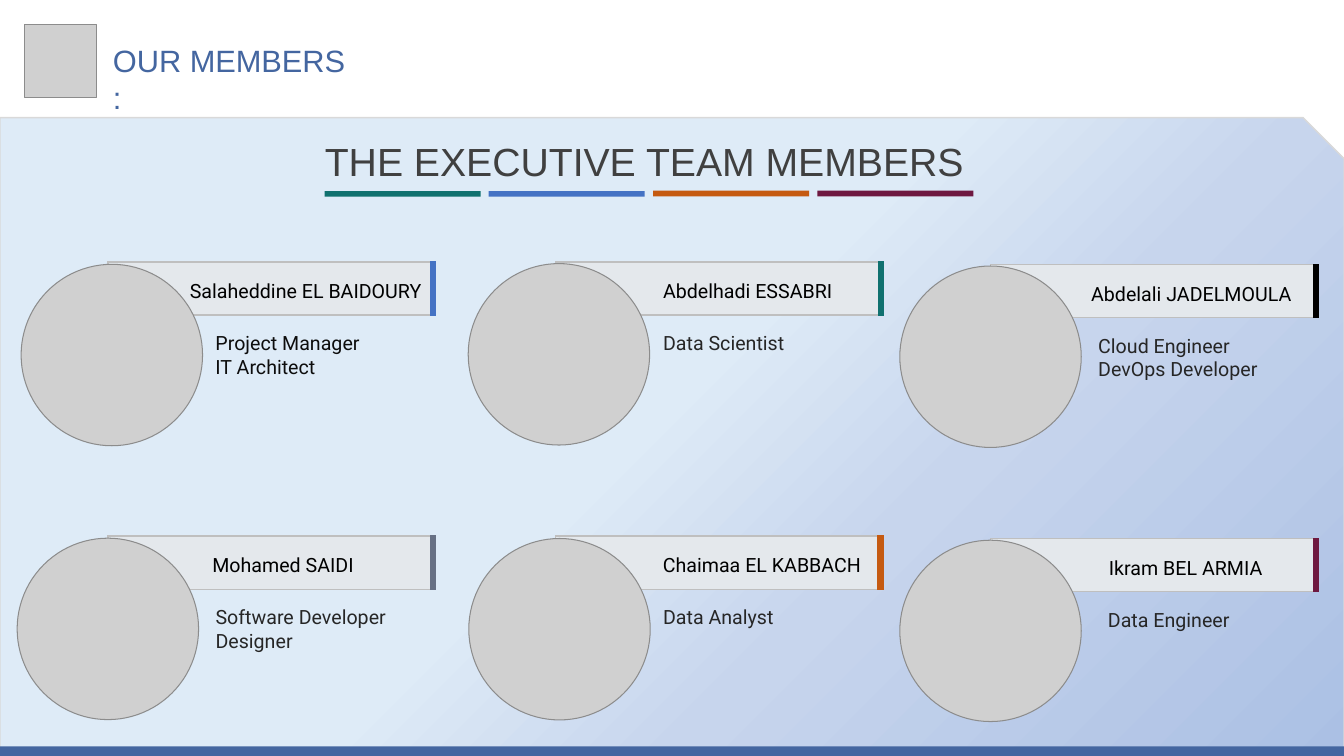
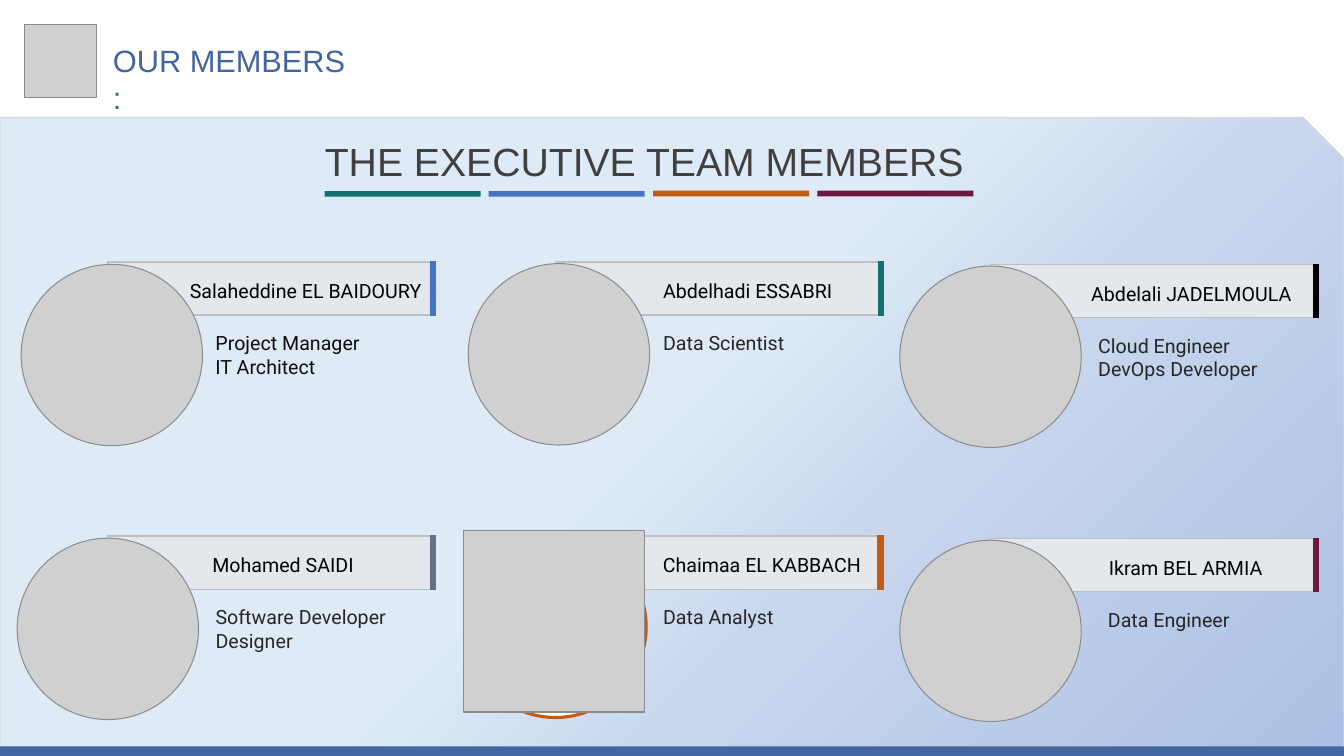
Before and after one commit to MiSalah/Real-Time-Data-Streaming-Analytics-System-for-tracking-Pedestrians, a slide deck: slide 3 of Progress' Presentations/Etat d'avancement - S1.pptx. Drawn at 1344x756 pixels with LibreOffice and Linux fonts; fonts in the diff are those of the drawing; grey boxes stand for pictures. Boxes give left, top, right and bottom in pixels: in the first picture for what was removed or moved away, otherwise in the second. Text is boxed around its words. In the diff, an @@ line names an element or a change of style, - is before the commit and + after.

```diff
--- a/Progress' Presentations/Etat d'avancement - S1.pptx
+++ b/Progress' Presentations/Etat d'avancement - S1.pptx
@@ picture: place and size @@
-picture at [469, 538, 650, 720]
+picture at [464, 530, 645, 712]
@@ ellipse added at [465, 536, 646, 718], fill #FFFFFF, outline #C55A11 2.25 pt @@
```
Also in this commit, not shown: 5 other slides changed, 5 slides removed.
